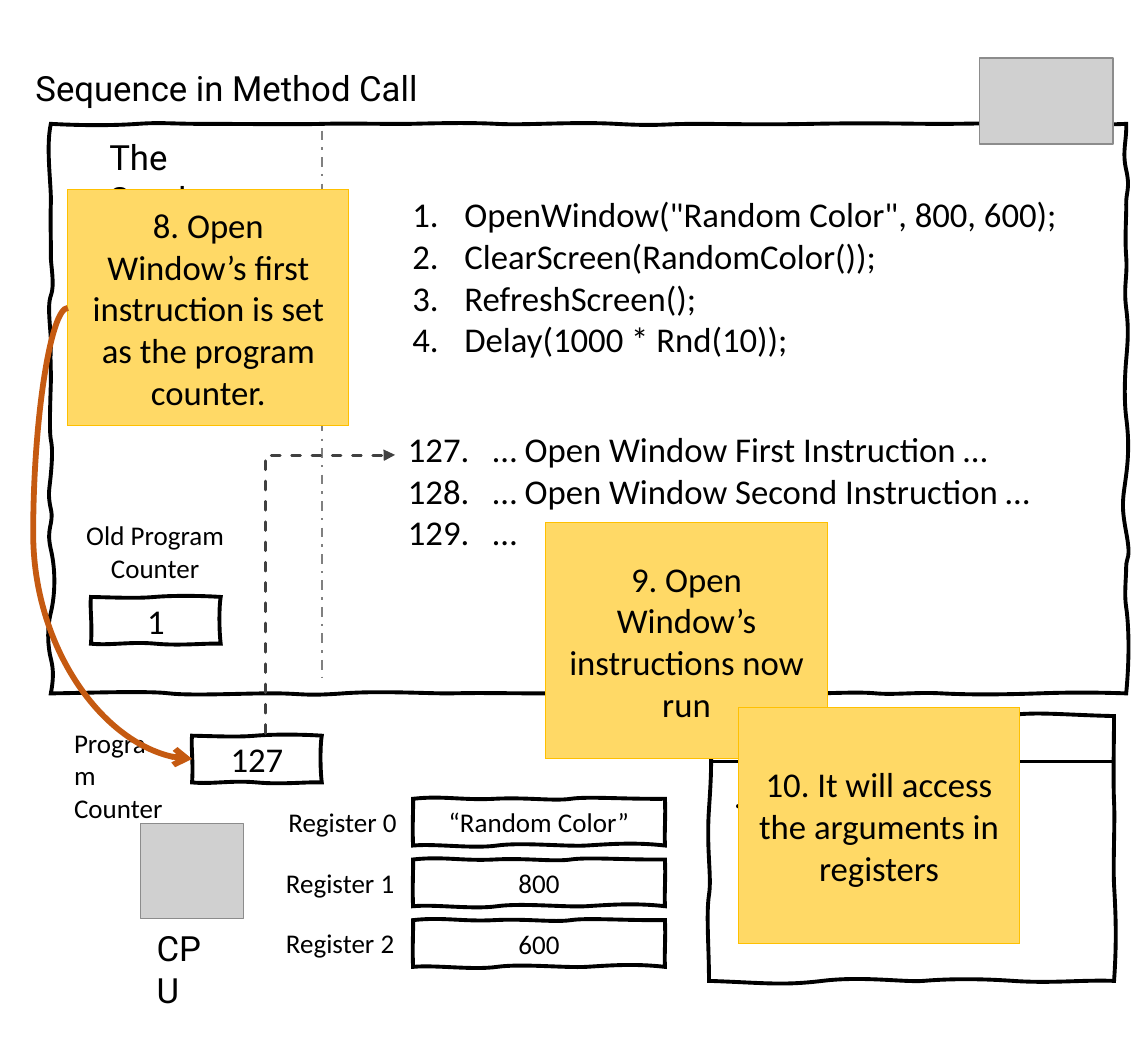
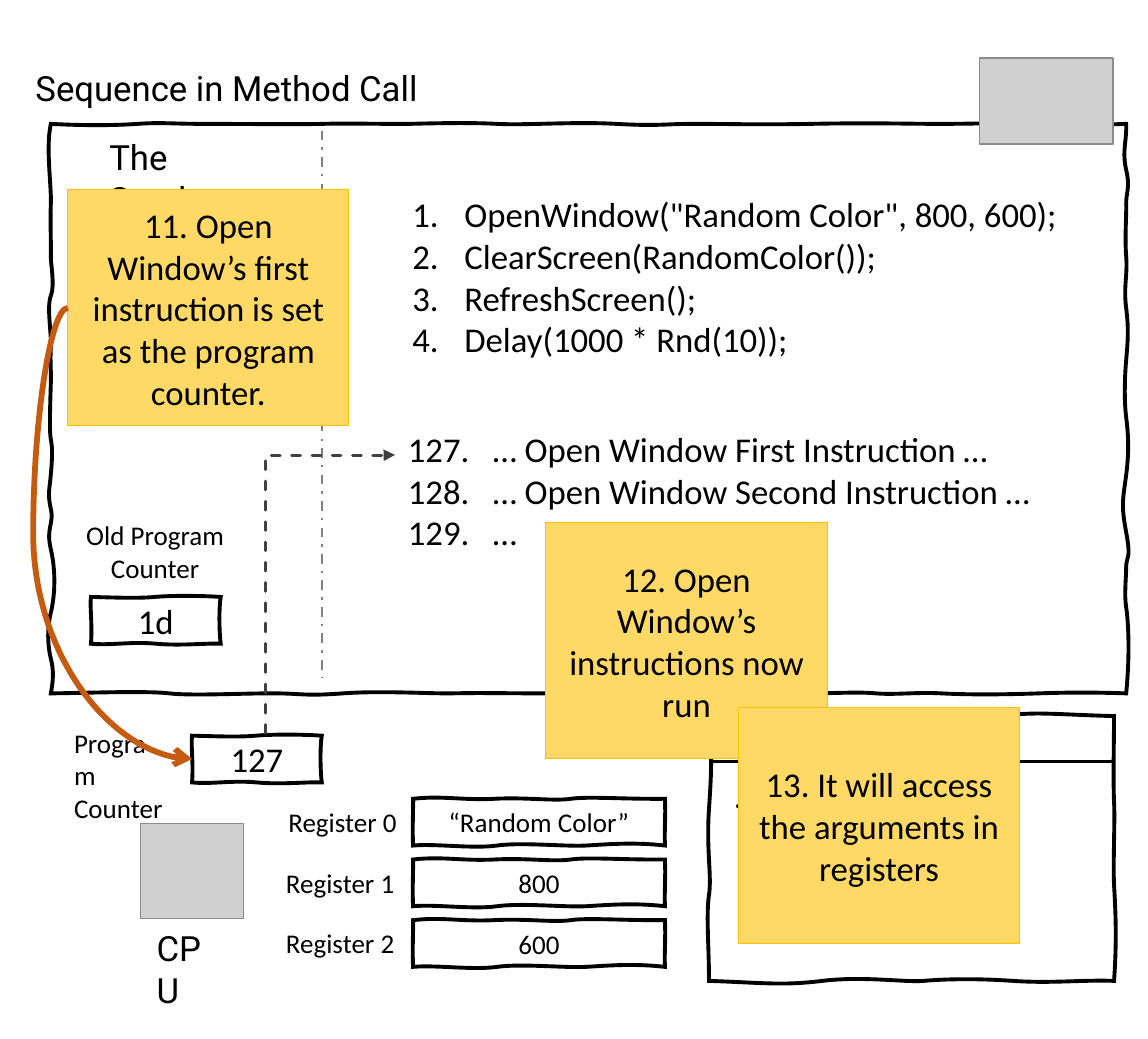
Before and after one commit to splashkit/the-programmers-field-guide, a slide deck: slide 6 of resources/ppt-slides/sequence-data-method-call.pptx. Drawn at 1148x1039 pixels with LibreOffice and Linux fonts; fonts in the diff are those of the drawing; grey boxes stand for pictures; background and template pictures are left out. Boxes give left, top, right and bottom in pixels: in the first picture for what was removed or moved away, otherwise in the second. Text is boxed around its words. In the diff, an @@ line names an element or a change of style, - is before the commit and + after.

```diff
--- a/resources/ppt-slides/sequence-data-method-call.pptx
+++ b/resources/ppt-slides/sequence-data-method-call.pptx
@@ text in rectangle at box(93, 215, 324, 406): text changed @@
-8. Open Window’s first instruction is set as the program counter.
+11. Open Window’s first instruction is set as the program counter.
@@ text in rectangle at box(569, 569, 803, 718): text changed @@
-9. Open Window’s instructions now run
+12. Open Window’s instructions now run
@@ text in freeform shape at box(138, 610, 174, 642): text changed @@
-1
+1d
@@ text in rectangle at box(759, 773, 999, 887): text changed @@
-10. It will access the arguments in registers
+13. It will access the arguments in registers
```
Also in this commit, not shown: 7 other slides changed, 15 other files.
